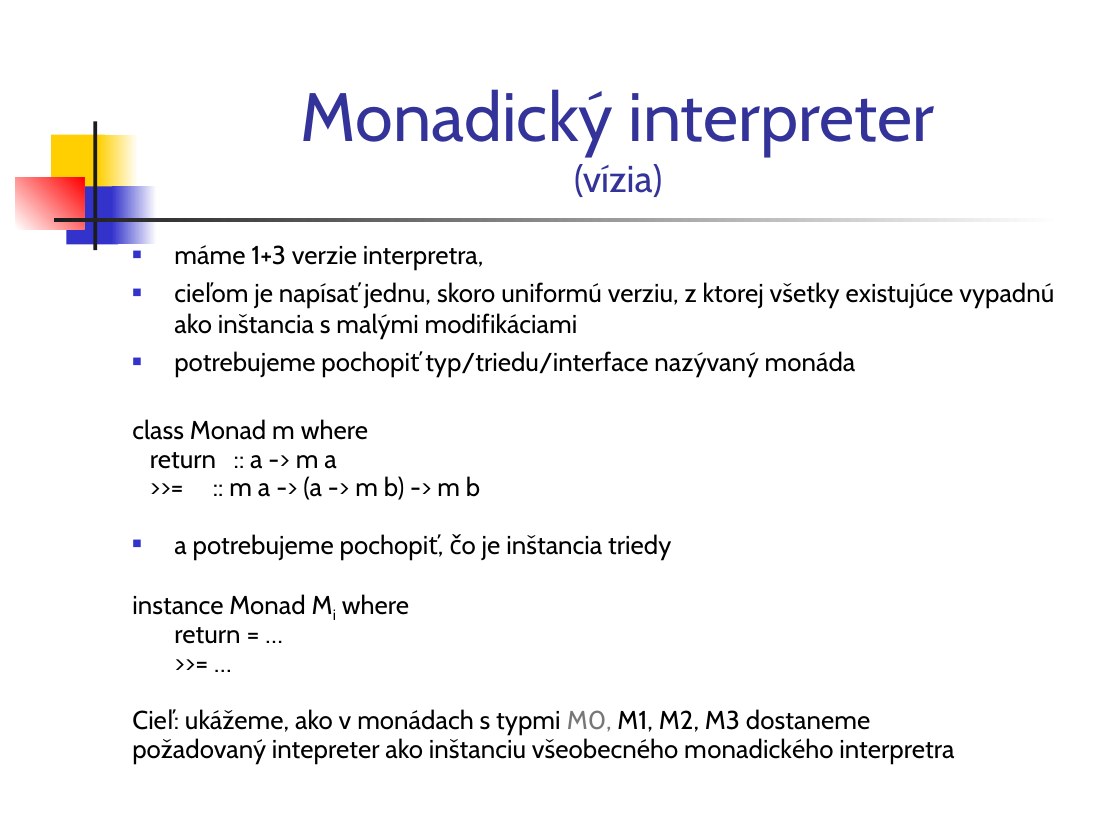
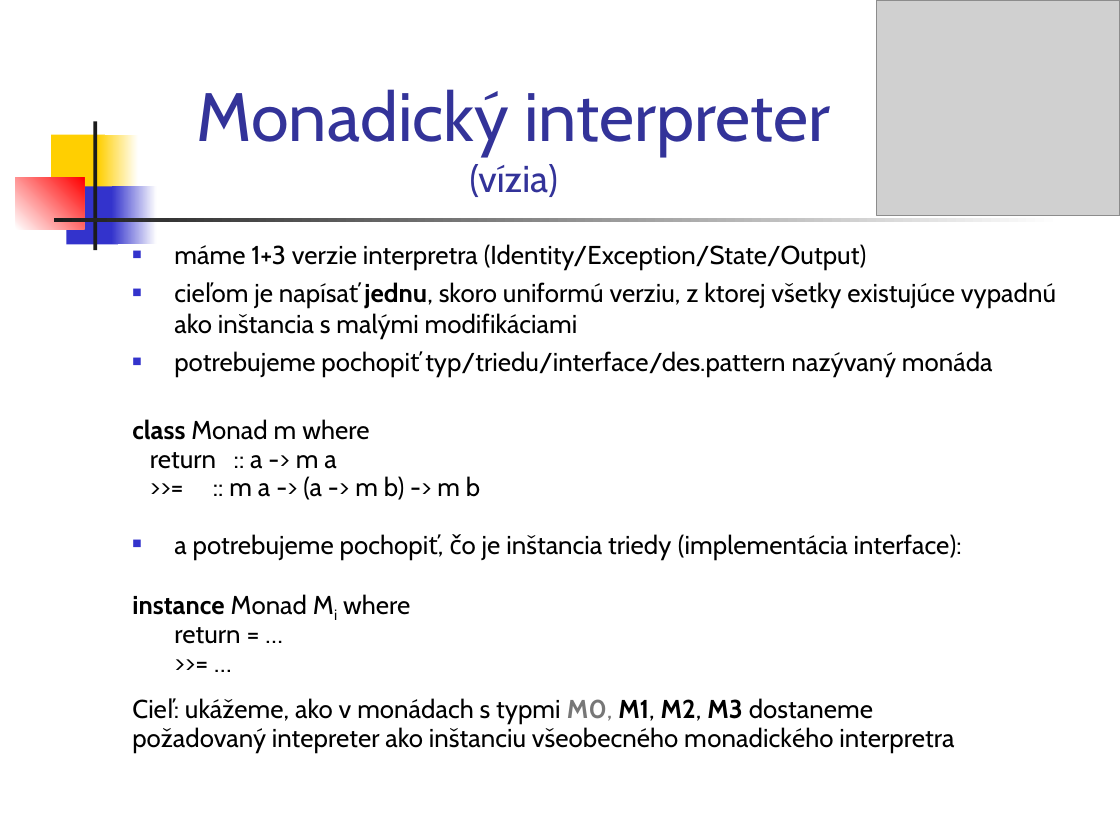
Before and after one commit to Funkcionalne/Prednasky, a slide deck: slide 6 of 11/11_fpro.ppt. Drawn at 1120x840 pixels with LibreOffice and Linux fonts; fonts in the diff are those of the drawing; grey boxes stand for pictures. Boxes give left, top, right and bottom in pixels: in the first picture for what was removed or moved away, otherwise in the second. Text is boxed around its words. In the diff, an @@ line names an element or a change of style, - is before the commit and + after.

```diff
--- a/11/11_fpro.ppt
+++ b/11/11_fpro.ppt
@@ title "Monadický interpreter (vízia)": place and size @@
-title "Monadický interpreter (vízia)" at box(301, 89, 935, 197)
+title "Monadický interpreter (vízia)" at box(197, 89, 830, 197)
@@ picture added at box(877, 0, 1120, 215) @@
@@ text at box(174, 244, 866, 270): text changed @@
-■ máme 1+3 verzie interpretra,
+■ máme 1+3 verzie interpretra (Identity/Exception/State/Output)
@@ text at box(132, 282, 1056, 724): bold on in "jednu,", "class", "instance", "M0, M1, M2, M3" @@
@@ text at box(174, 351, 993, 377): text changed @@
-■ potrebujeme pochopiť typ/triedu/interface nazývaný monáda
+■ potrebujeme pochopiť typ/triedu/interface/des.pattern nazývaný monáda
@@ text at box(174, 534, 962, 559): text changed @@
-■ a potrebujeme pochopiť, čo je inštancia triedy
+■ a potrebujeme pochopiť, čo je inštancia triedy (implementácia interface):
```
Also in this commit, not shown: 23 other slides changed, 2 slides added, 16 slides removed, 3 other files.
